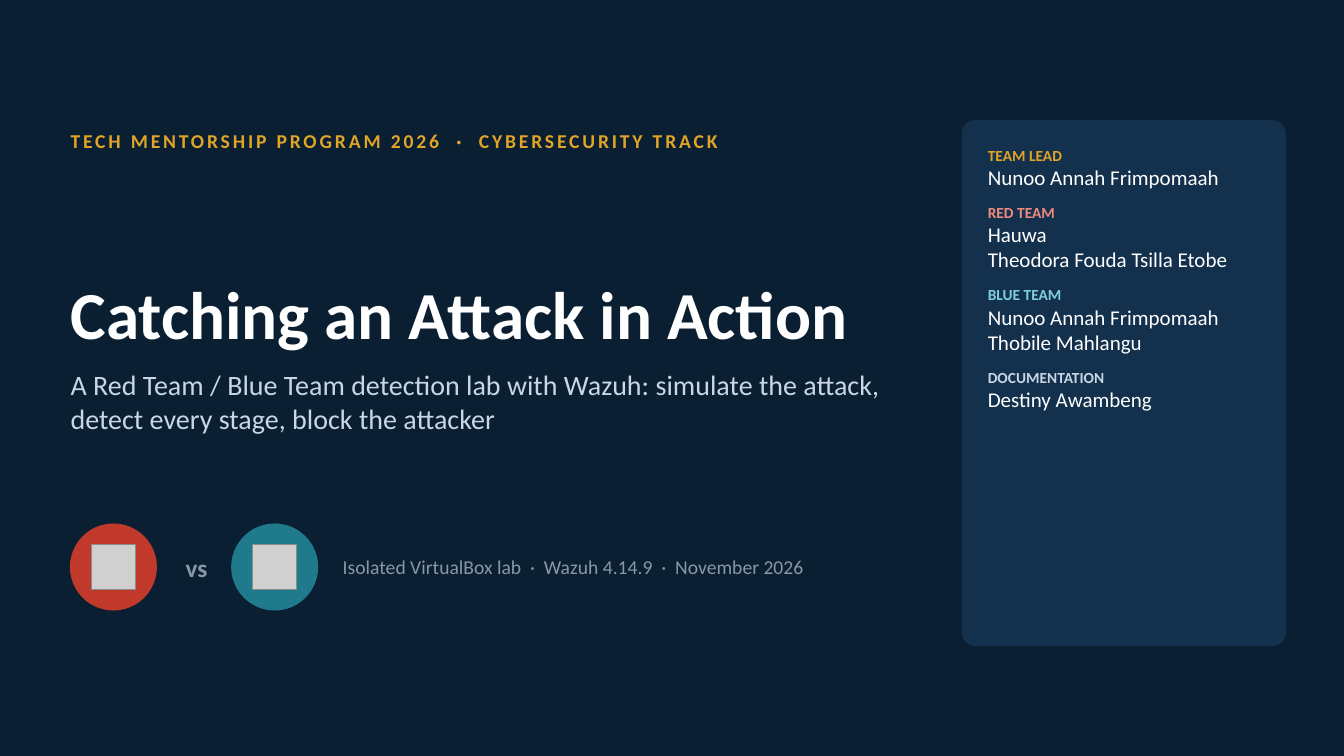
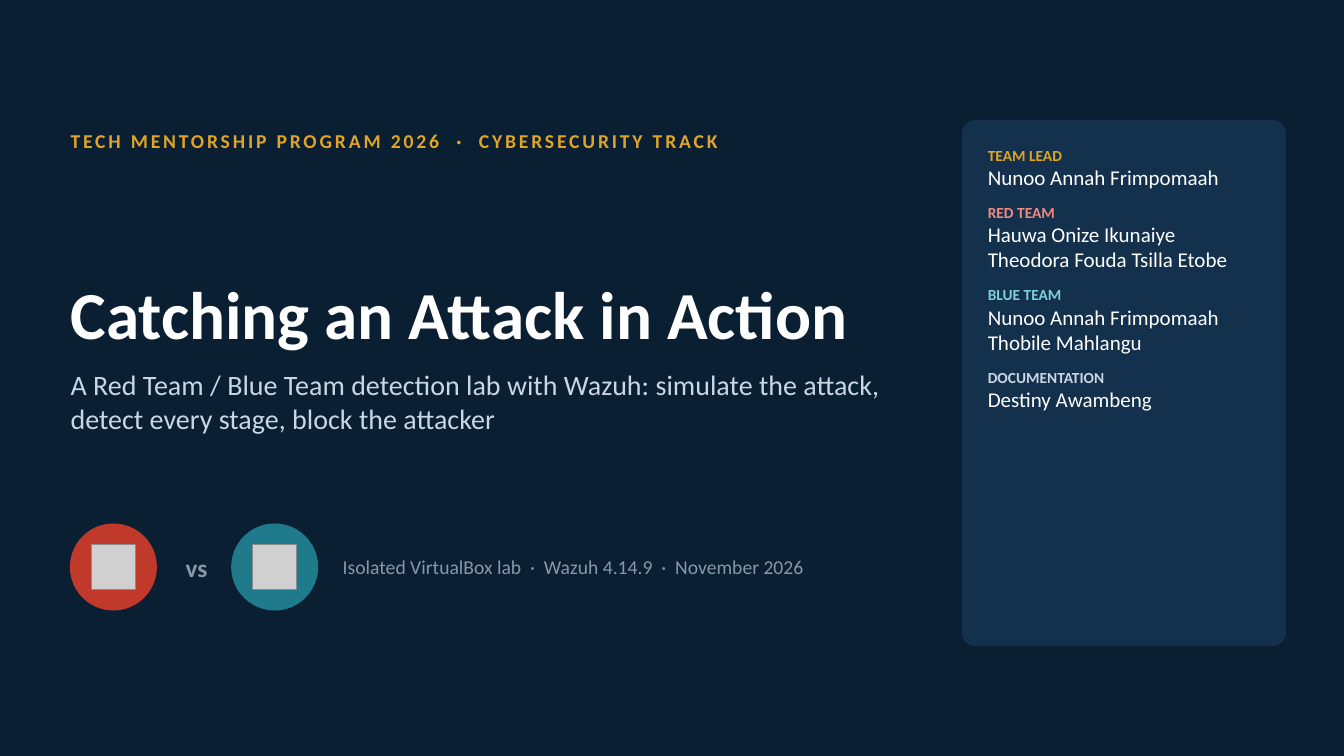
Before and after one commit to loops-anna/purple-team-detection-lab, a slide deck: slide 1 of docs/Wazuh_RedBlue_Presentation.pptx. Drawn at 1344x756 pixels with LibreOffice and Linux fonts; fonts in the diff are those of the drawing; grey boxes stand for pictures. Boxes give left, top, right and bottom in pixels: in the first picture for what was removed or moved away, otherwise in the second. Text is boxed around its words. In the diff, an @@ line names an element or a change of style, - is before the commit and + after.

```diff
--- a/docs/Wazuh_RedBlue_Presentation.pptx
+++ b/docs/Wazuh_RedBlue_Presentation.pptx
@@ text at (988,227,1175,246): text changed @@
-Hauwa
+Hauwa Onize Ikunaiye
```
Also in this commit, not shown: 1 other slide changed, 1 other file.
